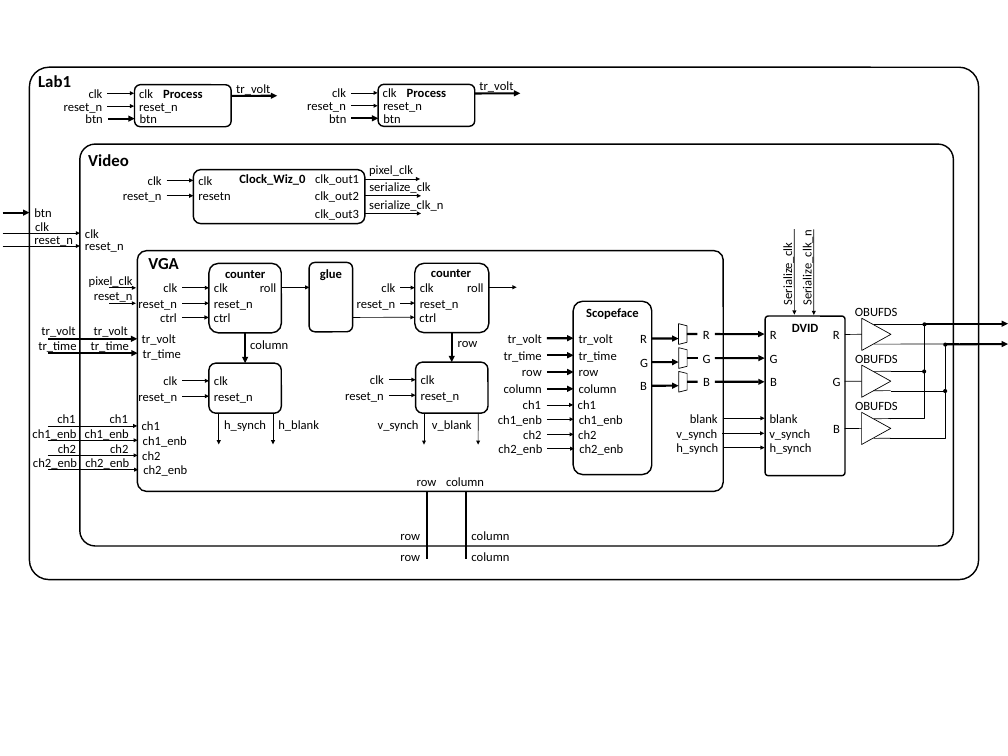
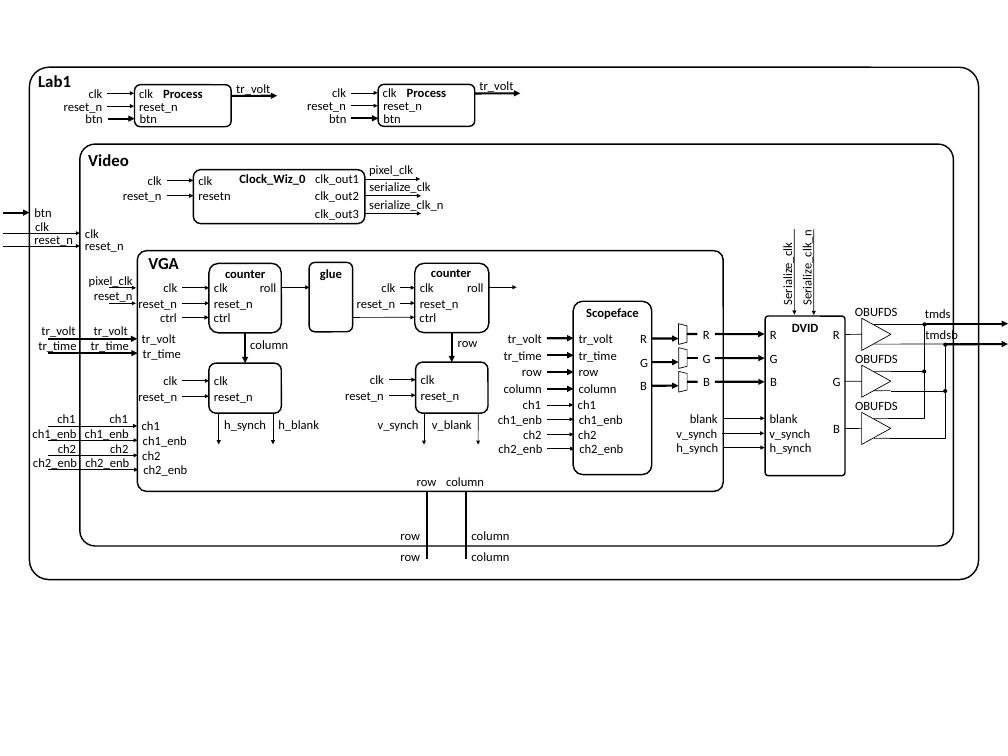
Before and after one commit to jfalkinburg/ECE383_web, a slide deck: slide 1 of lab/lab1/ECE383_Lab1_Block_Diagram.pptx. Drawn at 1008x756 pixels with LibreOffice and Linux fonts; fonts in the diff are those of the drawing. Boxes give left, top, right and bottom in pixels: in the first picture for what was removed or moved away, otherwise in the second. Text is boxed around its words. In the diff, an @@ line names an element or a change of style, - is before the commit and + after.

Commit message:
updating the lab 1 block diagram to add the tmds and tmdsb

```diff
--- a/lab/lab1/ECE383_Lab1_Block_Diagram.pptx
+++ b/lab/lab1/ECE383_Lab1_Block_Diagram.pptx
@@ text added at (925, 309, 951, 318), 18 pt, text #000000 @@
+tmds
@@ text added at (925, 328, 957, 342), 18 pt, text #000000 @@
+tmdsb
```
Also in this commit, not shown: 1 other file.
